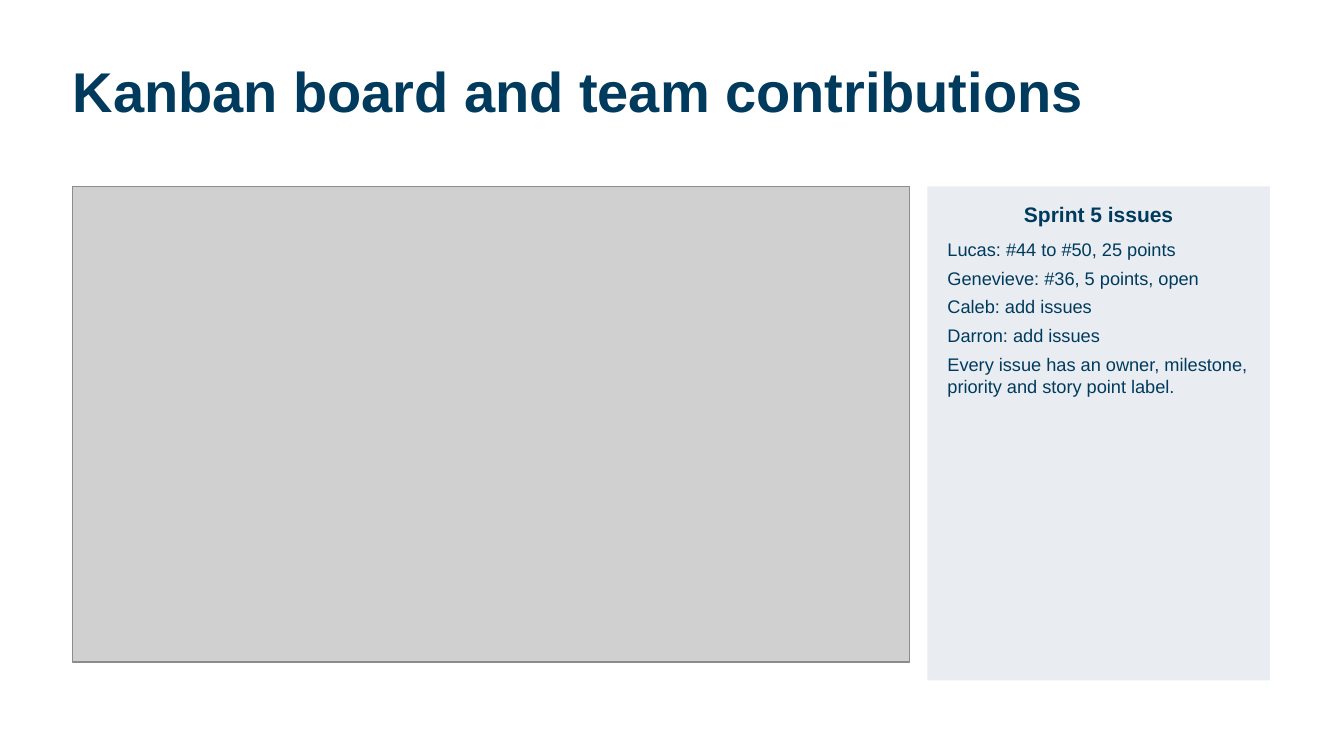
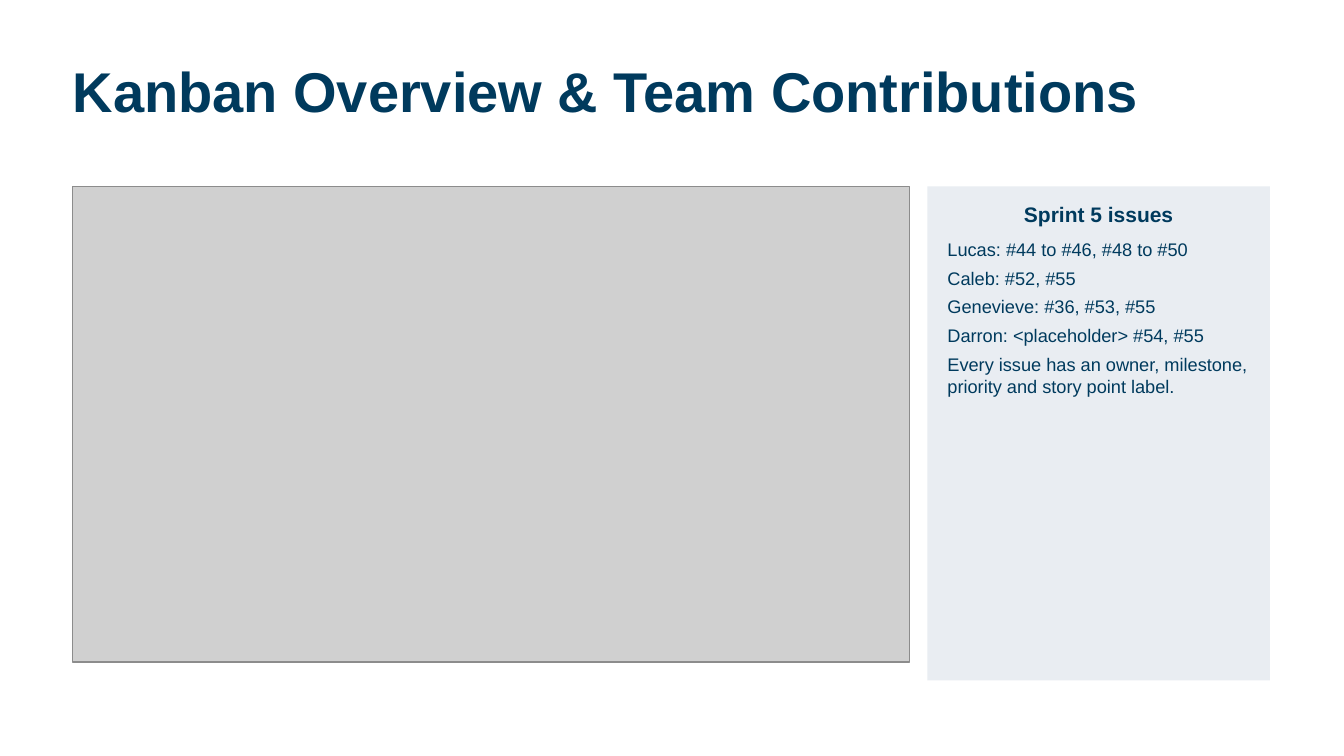
Before and after one commit to calebh13/sel-blueframe-sdk, a slide deck: slide 11 of Sprints/Sprint_5/Sprint 5 Presentation.pptx. Drawn at 1344x756 pixels with LibreOffice and Linux fonts; fonts in the diff are those of the drawing; grey boxes stand for pictures. Boxes give left, top, right and bottom in pixels: in the first picture for what was removed or moved away, otherwise in the second. Text is boxed around its words. In the diff, an @@ line names an element or a change of style, - is before the commit and + after.

Commit message:
Sprint 5 slides follow the video template, Darron placeholders

```diff
--- a/Sprints/Sprint_5/Sprint 5 Presentation.pptx
+++ b/Sprints/Sprint_5/Sprint 5 Presentation.pptx
@@ title at (73, 71, 1137, 113): text changed @@
-Kanban board and team contributions
+Kanban Overview & Team Contributions
@@ text in rectangle at (947, 243, 1204, 346): text changed @@
-Lucas: #44 to #50, 25 points
-Genevieve: #36, 5 points, open
-Caleb: add issues
-Darron: add issues
+Lucas: #44 to #46, #48 to #50
+Caleb: #52, #55
+Genevieve: #36, #53, #55
+Darron: <placeholder> #54, #55
```
Also in this commit, not shown: 14 other slides changed, 1 other file.
